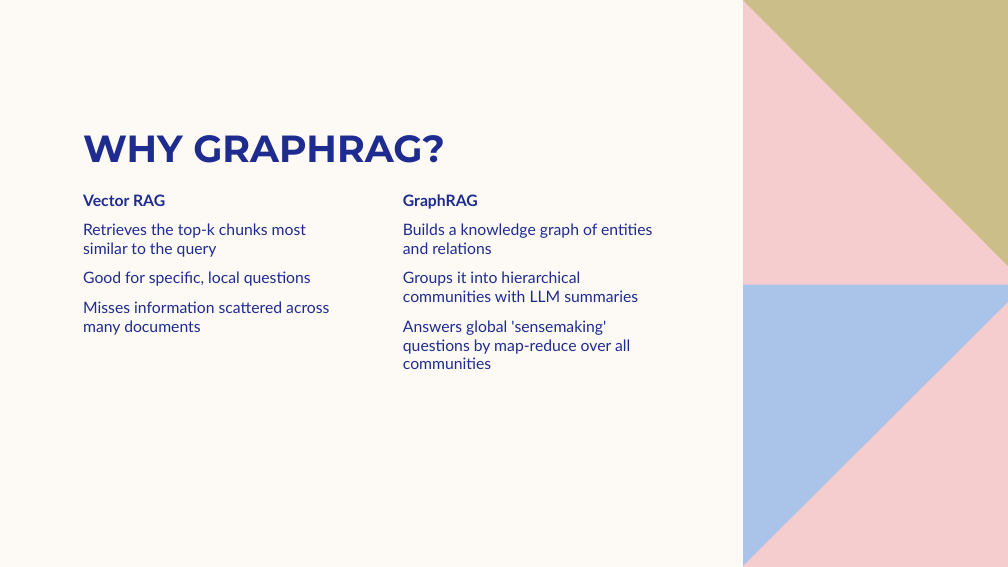
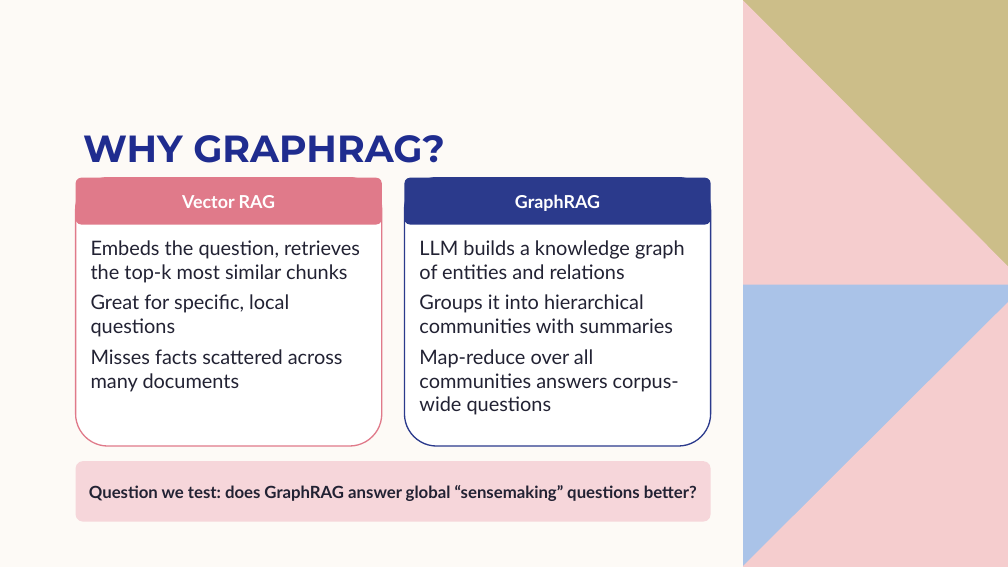
Before and after one commit to Kiki150804/sdm_proj, a slide deck: slide 3 of presentation/GraphRAG_final.pptx. Drawn at 1008x567 pixels with LibreOffice and Linux fonts; fonts in the diff are those of the drawing. Boxes give left, top, right and bottom in pixels: in the first picture for what was removed or moved away, otherwise in the second. Text is boxed around its words. In the diff, an @@ line names an element or a change of style, - is before the commit and + after.

Commit message:
Map step reads community entity/relation details; GraphRAG now beats vector RAG on 3 of 4 criteria; fuller slides

```diff
--- a/presentation/GraphRAG_final.pptx
+++ b/presentation/GraphRAG_final.pptx
@@ rounded rectangle added at bbox=[76, 178, 382, 446], fill #FFFFFF, outline #E07A8A 1.25 pt @@
@@ rounded rectangle added at bbox=[76, 178, 382, 225], fill #E07A8A, 17 pt, text #FFFFFF, bold @@
+Vector RAG
@@ rounded rectangle added at bbox=[405, 178, 711, 446], fill #FFFFFF, outline #2B3A8C 1.25 pt @@
@@ rounded rectangle added at bbox=[405, 178, 711, 225], fill #2B3A8C, 17 pt, text #FFFFFF, bold @@
+GraphRAG
@@ text at bbox=[91, 240, 360, 392]: text changed; size 15 to 19 pt; text colour #1F2C8F to #222233 @@
-Vector RAG
-Retrieves the top-k chunks most similar to the query
-Good for specific, local questions
-Misses information scattered across many documents
+Embeds the question, retrieves the top-k most similar chunks
+Great for specific, local questions
+Misses facts scattered across many documents
@@ text at bbox=[419, 240, 685, 415]: text changed; size 15 to 19 pt; text colour #1F2C8F to #222233 @@
-GraphRAG
-Builds a knowledge graph of entities and relations
-Groups it into hierarchical communities with LLM summaries
-Answers global 'sensemaking' questions by map-reduce over all communities
+LLM builds a knowledge graph of entities and relations
+Groups it into hierarchical communities with summaries
+Map-reduce over all communities answers corpus-wide questions
@@ rounded rectangle added at bbox=[76, 461, 711, 522], fill #F6D6DA, 16 pt, text #222233, bold @@
+Question we test: does GraphRAG answer global “sensemaking” questions better?
```
Also in this commit, not shown: 11 other slides changed, 4 slides added, 4 slides removed, 18 other files.
